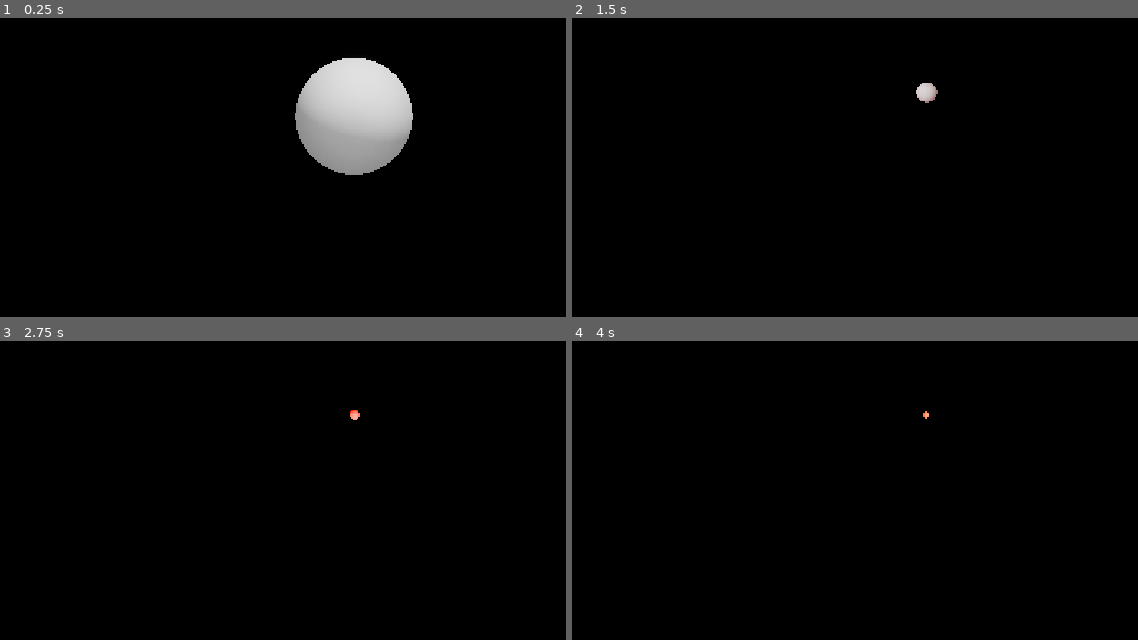
Above: before the commit, frames 1-4 (two rows, left to right).
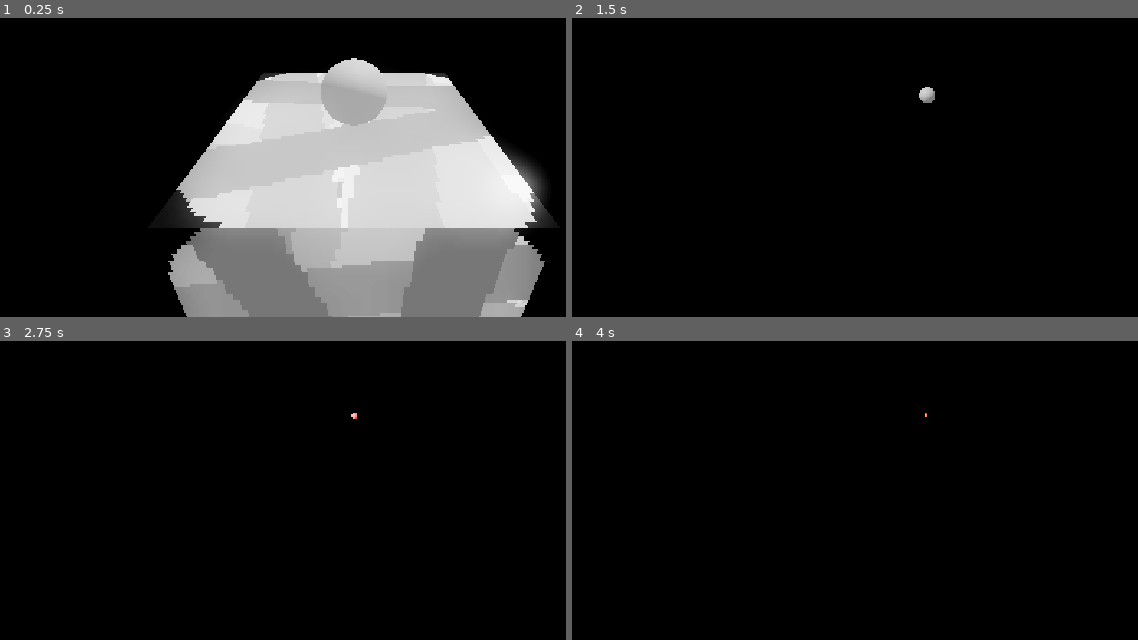
Above: after the commit, the same moments.

Repository: officialErnests/trih-3azel
Game: Godot game, scene res://Scenes/game.tscn
The game is run twice, just before and just after one commit, with the same random seed, the same clock (stepped at 60 frames per second) and the same inputs.
Inputs:
- Up to frame 1 (0.25 s): no input
- Up to frame 2 (1.5 s): tap Enter at 0.5 s; hold D (Right) 0.53-1.28 s; tap W (Foward) at 0.6, 1.35 s; tap Space (Jump) at 0.77 s; hold S (Backward) from 1.28 s (still down)
- Up to frame 3 (2.75 s): tap Space (Jump) at 1.52 s; release S (Backward) at 2.03 s; hold D (Right) from 2.03 s (still down); tap W (Foward) at 2.1 s
- Up to frame 4 (4 s): tap Space (Jump) at 2.75, 3.02, 3.77 s; tap W (Foward) at 2.85, 3.6 s; tap Enter at 3.5 s; release D (Right) at 3.53 s; hold A (Left) from 3.53 s (still down)

The runs differ from the first frame. In frame 1, 44% of the frame differs, in the area x 29-98%, y 13-100%; in frame 2, 0.1%; in frame 3, less than 0.1%; in frame 4, less than 0.1%.
Error after the commit: Invalid call. Nonexistent function 'create_trimesh_collision' in base 'ArrayMesh'. (res://Scripts/floor_generation.gd:44)

Commit message:
Well for better game right.. (stuck on generating meshes ;-;)

Diff:
--- a/Scenes/Rabbit.tscn
+++ b/Scenes/Rabbit.tscn
@@ -41,7 +41,6 @@
 
 [node name="Camera3D" type="Camera3D" parent="."]
 transform = Transform3D(1, 0, 0, 0, 1, 0, 0, 0, 1, 0, 1, 2)
-fov = 37.849285
 script = ExtResource("2_78qo1")
 stalk_distance = 2
 
--- a/Scenes/floor.tscn
+++ b/Scenes/floor.tscn
@@ -1,12 +1,14 @@
-[gd_scene load_steps=3 format=3 uid="uid://ba61hndaq7evr"]
+[gd_scene load_steps=4 format=3 uid="uid://ba61hndaq7evr"]
 
-[ext_resource type="Script" uid="uid://d3fcoxrwpa82p" path="res://Scripts/floor_generation.gd" id="1_nvnu3"]
+[ext_resource type="Texture2D" uid="uid://e3wjlbgepue2" path="res://Assets/Tile_1/BG.png" id="1_nvnu3"]
 
-[sub_resource type="ArrayMesh" id="ArrayMesh_nvnu3"]
+[sub_resource type="StandardMaterial3D" id="StandardMaterial3D_agfsv"]
+albedo_texture = ExtResource("1_nvnu3")
+
+[sub_resource type="ArrayMesh" id="ArrayMesh_ik5og"]
 
 [node name="FLOOR" type="Node3D"]
-script = ExtResource("1_nvnu3")
-floor_size = null
 
 [node name="FloorMesh" type="MeshInstance3D" parent="."]
-mesh = SubResource("ArrayMesh_nvnu3")
+material_override = SubResource("StandardMaterial3D_agfsv")
+mesh = SubResource("ArrayMesh_ik5og")
--- a/Scenes/game.tscn
+++ b/Scenes/game.tscn
@@ -1,7 +1,8 @@
-[gd_scene load_steps=6 format=3 uid="uid://dnus5g7rwsm71"]
+[gd_scene load_steps=7 format=3 uid="uid://dnus5g7rwsm71"]
 
 [ext_resource type="PackedScene" uid="uid://ca3vfexx3chtr" path="res://Scenes/Rabbit.tscn" id="1_ebmjs"]
 [ext_resource type="PackedScene" uid="uid://b810pw1blmn73" path="res://Scenes/word_gen.tscn" id="2_qxrlw"]
+[ext_resource type="PackedScene" uid="uid://c5himnpiqx3lp" path="res://Scenes/gen_cube.tscn" id="3_wrm1d"]
 
 [sub_resource type="ProceduralSkyMaterial" id="ProceduralSkyMaterial_ebmjs"]
 sky_top_color = Color(0.5372549, 0.60784316, 0.9137255, 1)
@@ -61,4 +62,7 @@
 
 [node name="WORD_GEN" parent="." instance=ExtResource("2_qxrlw")]
 
+[node name="Cube" parent="." instance=ExtResource("3_wrm1d")]
+transform = Transform3D(1, 0, 0, 0, 1, 0, 0, 0, 1, 0, -1, 0)
+
 [editable path="Rabbit"]
--- a/Scenes/word_gen.tscn
+++ b/Scenes/word_gen.tscn
@@ -1,8 +1,11 @@
-[gd_scene load_steps=2 format=3 uid="uid://b810pw1blmn73"]
+[gd_scene load_steps=3 format=3 uid="uid://b810pw1blmn73"]
 
 [ext_resource type="Script" uid="uid://d3fcoxrwpa82p" path="res://Scripts/floor_generation.gd" id="1_8q0hw"]
+
+[sub_resource type="ArrayMesh" id="ArrayMesh_8q0hw"]
 
 [node name="WORD_GEN" type="Node3D"]
 
 [node name="Floor" type="MeshInstance3D" parent="."]
+mesh = SubResource("ArrayMesh_8q0hw")
 script = ExtResource("1_8q0hw")
--- a/Scripts/floor_generation.gd
+++ b/Scripts/floor_generation.gd
@@ -1,19 +1,11 @@
-@tool
-extends MeshInstance2D
+extends MeshInstance3D
 
-@export var floor_size: int:
-	set(new_floor_size):
-		floor_size = max(new_floor_size, 0)
-		if Engine.is_editor_hint():
-			gen_floor()
+@export var floor_size: int
 
 func _ready() -> void:
 	gen_floor()
 
 func gen_floor():
-	var rings = 50
-	var radial_segments = 50
-	var radius = 1
 	var surface_array = []
 	surface_array.resize(Mesh.ARRAY_MAX)
 
@@ -27,20 +19,13 @@
 	var prevrow = 0
 	var point = 0
 
-	for i in range(rings + 1):
-		var v = float(i) / rings
-		var w = sin(PI * v)
-		var y = cos(PI * v)
-
-		# Loop over segments in ring.
-		for j in range(radial_segments + 1):
-			var u = float(j) / radial_segments
-			var x = sin(u * PI * 2.0)
-			var z = cos(u * PI * 2.0)
-			var vert = Vector3(x * radius * w, y * radius, z * radius * w)
+	# Loop over rings.
+	for i in range(floor_size + 1):
+		for j in range(floor_size + 1):
+			var vert = Vector3(i, 0, j)
 			verts.append(vert)
 			normals.append(vert.normalized())
-			uvs.append(Vector2(u, v))
+			uvs.append(Vector2(1, 1))
 			point += 1
 
 			# Create triangles in ring using indices.
@@ -56,6 +41,7 @@
 		prevrow = thisrow
 		thisrow = point
 
+	mesh.create_trimesh_collision()
 	# Assign arrays to surface array.
 	surface_array[Mesh.ARRAY_VERTEX] = verts
 	surface_array[Mesh.ARRAY_TEX_UV] = uvs
